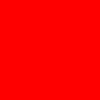
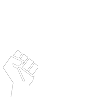
Layer changes from the first 100 × 100 image to the second:
showed "fist" over (3, 50, 38, 97)
hid "图层 7" over (0, 0, 100, 100)
